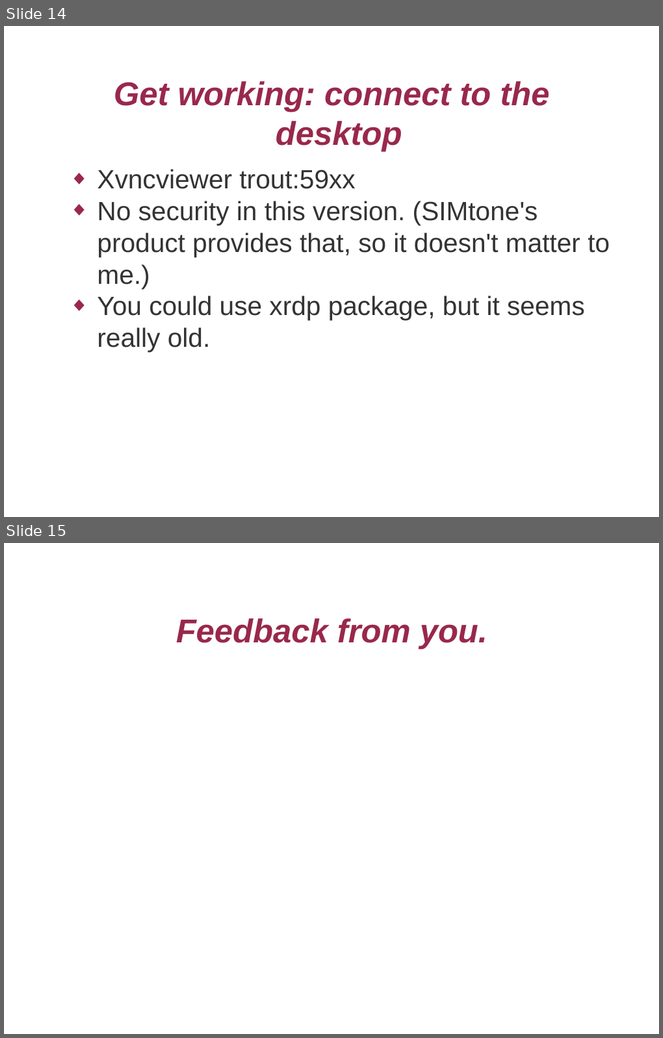
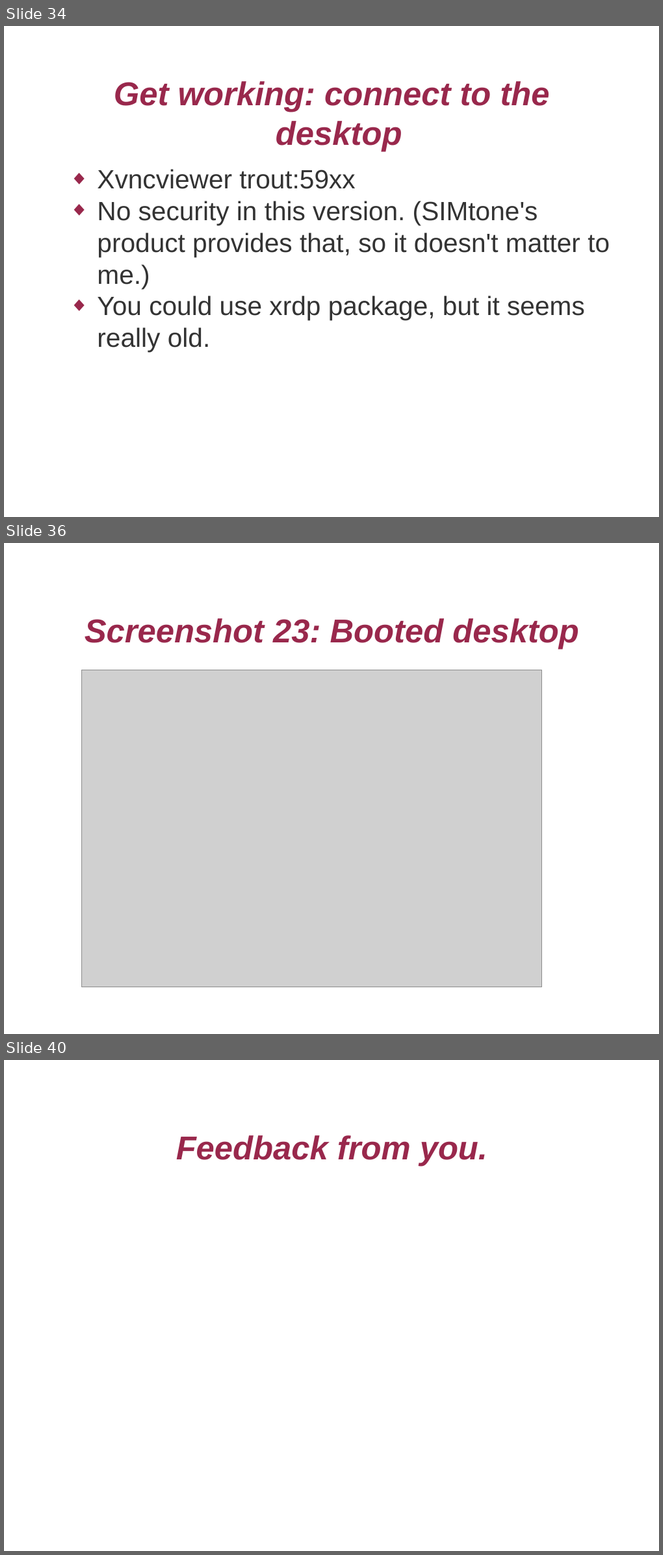
Before and after one commit to mcr/ols2009-campus-desktop, a slide deck: campusdesktop.odp. Shown one above the other, each under a label of ours: slides 14 and 15 before the commit, slides 34, 36 and 40 after it; the slides between them are not shown. The pictures are 663x1038 and 663x1555 pixels, drawn with LibreOffice and Linux fonts; fonts in the diff are those of the drawing; grey boxes stand for pictures; background and template pictures are left out. Boxes give left, top, right and bottom in pixels: in the first picture for what was removed or moved away, otherwise in the second. Text is boxed around its words. In the diff, an @@ line names an element or a change of style, - is before the commit and + after.

```diff
--- a/campusdesktop.odp
+++ b/campusdesktop.odp
@@ slide 36 added at bbox=[4, 543, 659, 1034], background picture (left out) @@
@@ title added at bbox=[85, 618, 579, 649], 40 pt, text #99284C, bold, italic @@
+Screenshot 23: Booted desktop
@@ picture added at bbox=[82, 670, 543, 988] @@
@@ what was slide 14 is now slide 34 @@
@@ what was slide 15 is now slide 40 @@
```
Also in this commit, not shown: 4 slides changed, 26 other slides added, 2 slides removed, 3 other files.
